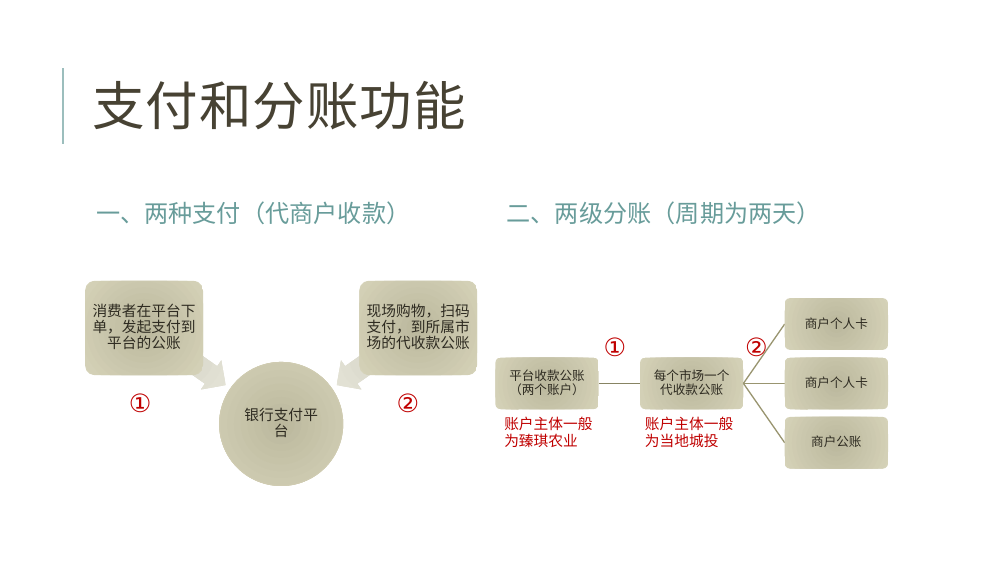
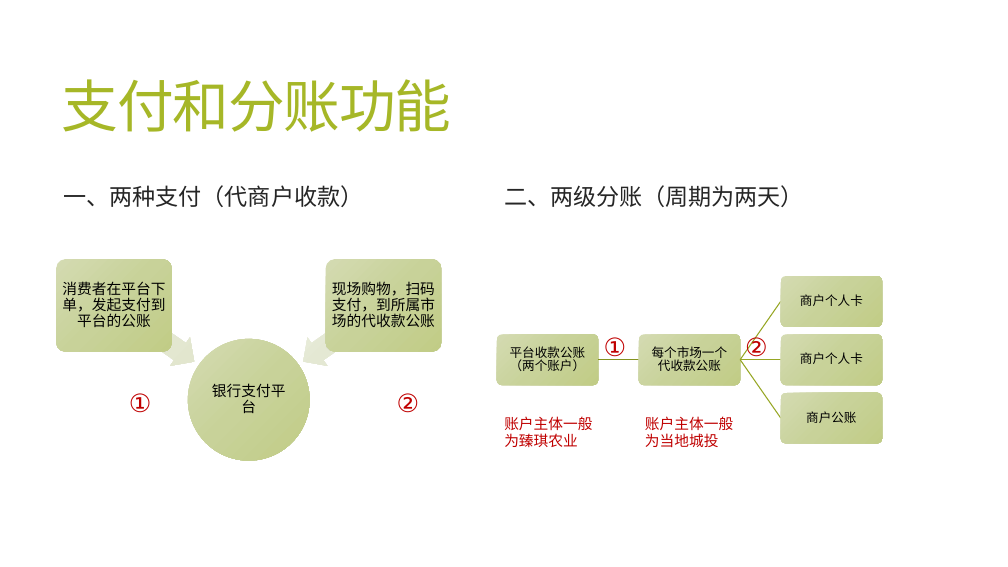
Before and after one commit to jzgi/chainsmart, a slide deck: slide 31 of Docs/品链供销平台.pptx. Drawn at 1008x567 pixels with LibreOffice and Linux fonts; fonts in the diff are those of the drawing. Boxes give left, top, right and bottom in pixels: in the first picture for what was removed or moved away, otherwise in the second. Text is boxed around its words. In the diff, an @@ line names an element or a change of style, - is before the commit and + after.

```diff
--- a/Docs/品链供销平台.pptx
+++ b/Docs/品链供销平台.pptx
@@ title "支付和分账功能": place and size @@
-title "支付和分账功能" at bbox=[92, 81, 466, 130]
+title "支付和分账功能" at bbox=[62, 79, 451, 132]
@@ title "支付和分账功能" at bbox=[62, 79, 451, 132]: size 50 to 54 pt, text colour #474233 to #A6B727, letter spacing 1 to -1.2 pt; line spacing 0.8 to 0.85 @@
@@ line removed from (63, 144) to (63, 68) @@
@@ text "一、两种支付（代商户收款）" at bbox=[64, 185, 364, 207]: size 23 to 22 pt, text colour #689C9A to #262626; line spacing 0.9 to 0.85; more space between paragraphs @@
@@ text "一、两种支付（代商户收款）": place and size @@
-text "一、两种支付（代商户收款）" at bbox=[96, 201, 410, 224]
+text "一、两种支付（代商户收款）" at bbox=[64, 185, 364, 207]
@@ text "二、两级分账（周期为两天）": place and size @@
-text "二、两级分账（周期为两天）" at bbox=[507, 201, 821, 224]
+text "二、两级分账（周期为两天）" at bbox=[504, 185, 804, 207]
@@ text "二、两级分账（周期为两天）" at bbox=[504, 185, 804, 207]: size 23 to 22 pt, text colour #689C9A to #262626; line spacing 0.9 to 0.85; more space between paragraphs @@
@@ 1 text, 1 left arrow, 1 rounded rectangle: place and size @@
-1 text, 1 left arrow, 1 rounded rectangle at bbox=[85, 281, 236, 400]
+1 text, 1 left arrow, 1 rounded rectangle at bbox=[56, 259, 205, 376]
@@ 1 text, 1 left arrow, 1 rounded rectangle: place and size @@
-1 text, 1 left arrow, 1 rounded rectangle at bbox=[327, 281, 477, 400]
+1 text, 1 left arrow, 1 rounded rectangle at bbox=[293, 259, 442, 376]
@@ text colour #2E2B21 to #000000 in 8 elements at bbox=[510, 346, 586, 371], bbox=[800, 294, 863, 306], bbox=[652, 346, 728, 371], bbox=[800, 352, 863, 364], bbox=[806, 411, 856, 423], bbox=[62, 281, 165, 327], bbox=[212, 383, 286, 413], bbox=[332, 281, 435, 327] @@
@@ left arrow at bbox=[104, 291, 205, 376]: fill gradient #DAD8CC to #E7E5D8 to gradient #F0F3E7 to #E5E9D4 to #E2E7CC @@
@@ left arrow at bbox=[293, 291, 394, 376]: fill gradient #DAD8CC to #E7E5D8 to gradient #F0F3E7 to #E5E9D4 to #E2E7CC @@
@@ rounded rectangle: place and size @@
-rounded rectangle at bbox=[785, 298, 889, 349]
+rounded rectangle at bbox=[781, 276, 882, 327]
@@ text "商户个人卡": place and size @@
-text "商户个人卡" at bbox=[805, 317, 868, 329]
+text "商户个人卡" at bbox=[800, 294, 863, 306]
@@ ellipse: place and size @@
-ellipse at bbox=[219, 362, 343, 486]
+ellipse at bbox=[188, 339, 309, 461]
@@ fill gradient #BBB89D to #D5D2B9 to gradient #D4DBB2 to #C8D29A to #C1CD86 in 8 elements at bbox=[497, 334, 598, 385], bbox=[781, 276, 882, 327], bbox=[639, 334, 740, 385], bbox=[781, 334, 882, 385], bbox=[781, 392, 882, 443], bbox=[56, 259, 172, 352], bbox=[326, 259, 442, 352], bbox=[188, 339, 309, 461] @@
@@ text "银行支付平台": place and size @@
-text "银行支付平台" at bbox=[244, 408, 318, 437]
+text "银行支付平台" at bbox=[212, 383, 286, 413]
@@ freeform shape at bbox=[598, 358, 639, 361]: outline #878463 1.25 pt to #85931F 1 pt @@
@@ 2 texts, 2 rounded rectangles, 1 freeform shape: place and size @@
-2 texts, 2 rounded rectangles, 1 freeform shape at bbox=[495, 358, 744, 409]
+2 texts, 2 rounded rectangles, 1 freeform shape at bbox=[497, 334, 740, 385]
@@ outline #999671 1.25 pt to #97A623 1 pt in 3 elements at bbox=[740, 358, 781, 361], bbox=[739, 300, 782, 361], bbox=[739, 359, 782, 419] @@
@@ 3 freeform shapes, 2 texts, 2 rounded rectangles: place and size @@
-3 freeform shapes, 2 texts, 2 rounded rectangles at bbox=[743, 323, 889, 469]
+3 freeform shapes, 2 texts, 2 rounded rectangles at bbox=[739, 300, 882, 443]
```
Also in this commit, not shown: 31 other slides changed, 4 slides added, 17 other files.
